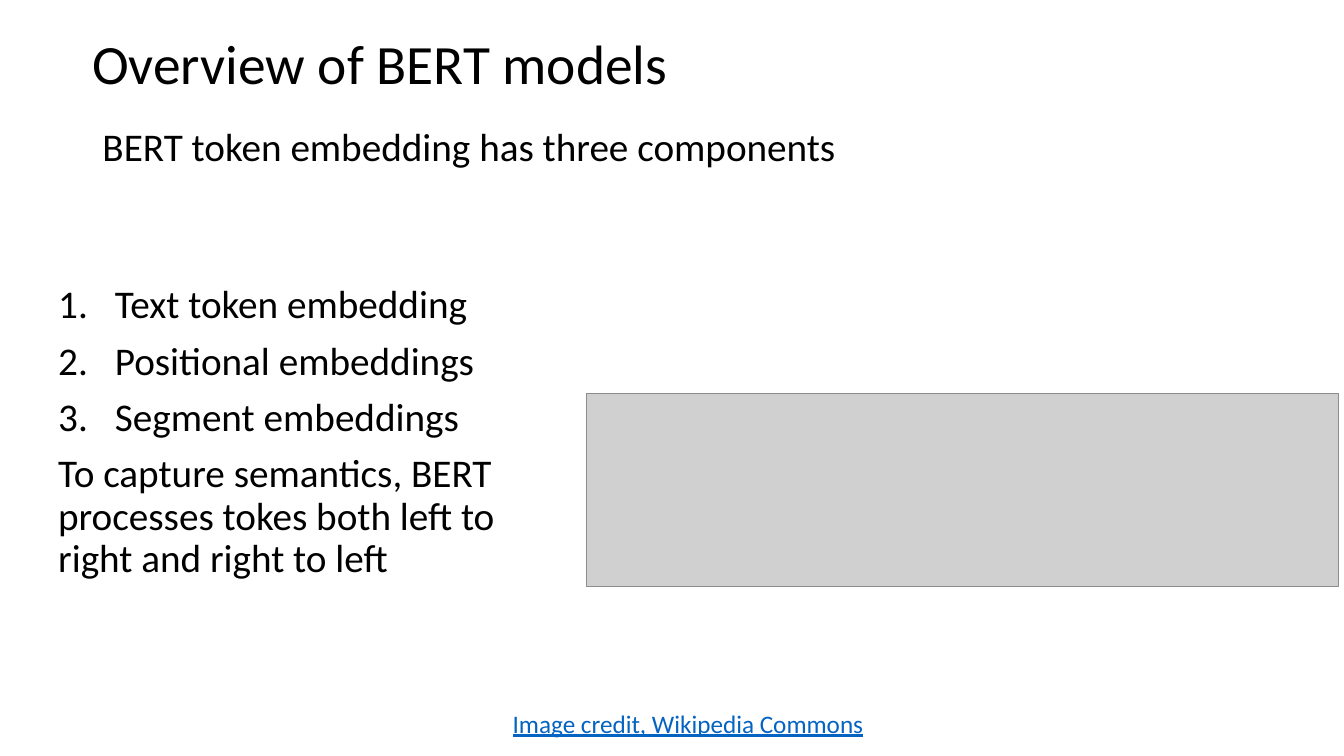
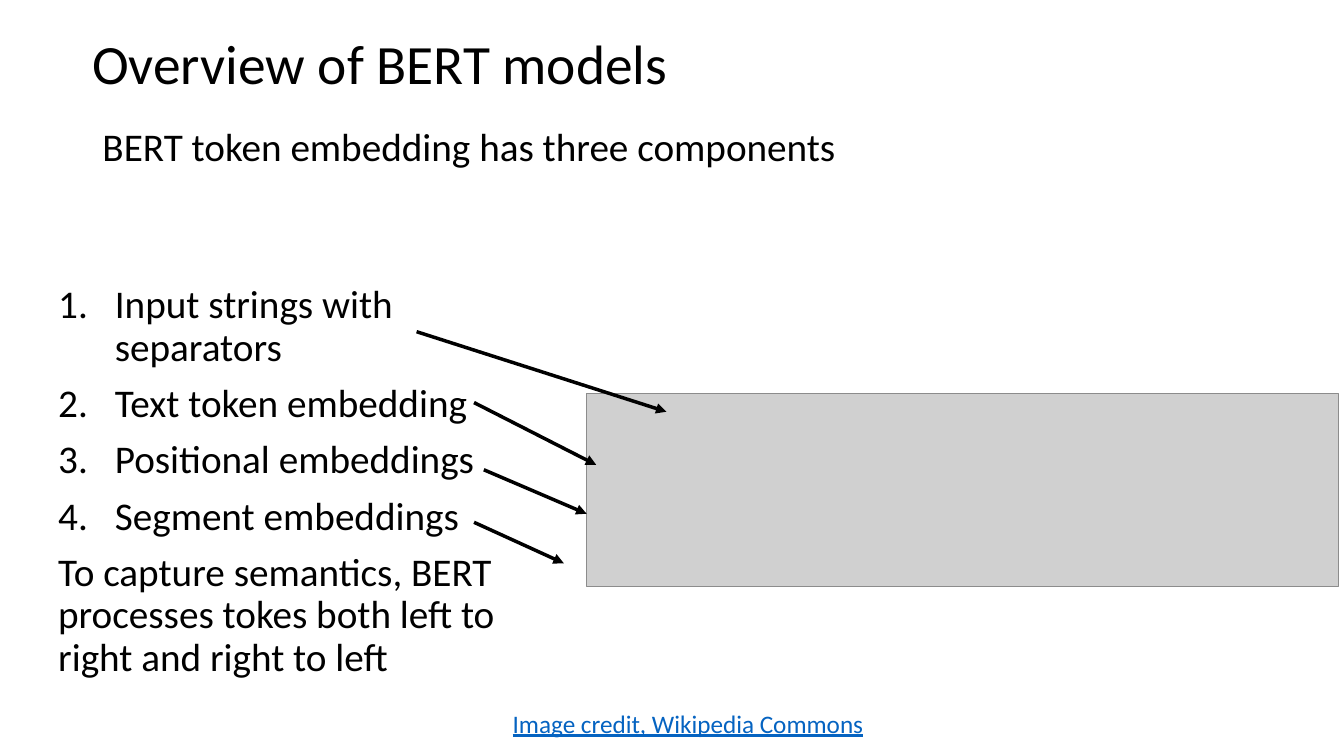
Before and after one commit to harelgabainew/school1, a slide deck: slide 36 of slides/6_InformationRetrivalSearch.pptx (slide 23 before the commit). Drawn at 1344x756 pixels with LibreOffice and Linux fonts; fonts in the diff are those of the drawing; grey boxes stand for pictures. Boxes give left, top, right and bottom in pixels: in the first picture for what was removed or moved away, otherwise in the second. Text is boxed around its words. In the diff, an @@ line names an element or a change of style, - is before the commit and + after.

```diff
--- a/slides/6_InformationRetrivalSearch.pptx
+++ b/slides/6_InformationRetrivalSearch.pptx
@@ text at <box>115,290,393,368</box>: paragraph added @@
+1. Input strings with separators
@@ arrow added from (416, 332) to (666, 411), #000000 2.5 pt @@
@@ arrow added from (474, 402) to (597, 465), #000000 2.5 pt @@
@@ arrow added from (484, 470) to (587, 514), #000000 2.5 pt @@
@@ arrow added from (474, 522) to (564, 564), #000000 2.5 pt @@
```
Also in this commit, not shown: 4 other slides changed, 4 slides added.
